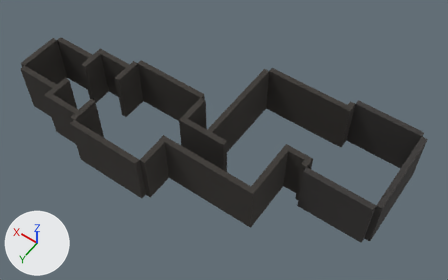
The OBJ model Assets/StreamingAssets/Scene1.obj: old version first, new version second.
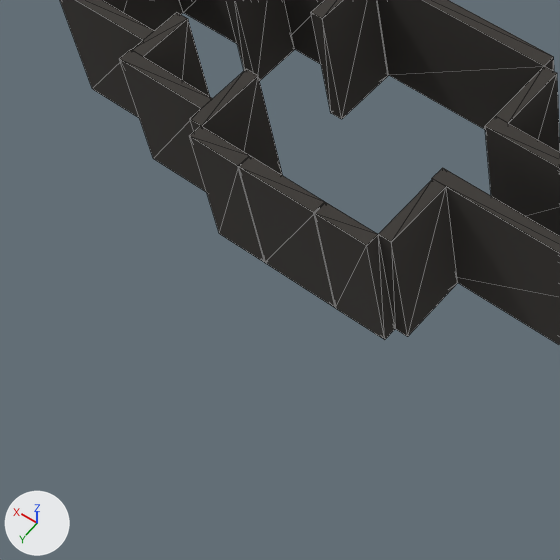
There are two pictures of each version: one whole from a camera (50 mm lens) standing at (-9.1, 30.6, 41.8) and looking at (10.0, 3.8, -0.3), one close up on the part from 0% to 46% of the width and 26% to 100% of the height. The lights are fixed; the arrows at lower left show +X, +Y and +Z. The close-ups show mesh edges as thin lines. Where no turn or scale is listed for an object, it has been applied to the vertices. Vertices at the same position are counted once.

Before the edit, the objects in view are built like this:
```python
me_scene1 = bpy.data.meshes.new('Scene1')
me_scene1.from_pydata(...)  # 196 vertices, 312 faces; spans x -4.5..28.5, y -4.5..11.5, z -2.5..2.5
# faces by material slot: [276, 12, 12, 12]
me_scene1.materials.append(mat_material_0)  # black #3c3835
me_scene1.materials.append(mat_material_1)  # black #3b3837
me_scene1.materials.append(mat_material_2)  # black #3b3837
me_scene1.materials.append(mat_material_3)  # black #3b3837
ob_scene1 = bpy.data.objects.new('Scene1', me_scene1)
ob_scene1.location = (0.0, 0.0, 0.0)
```
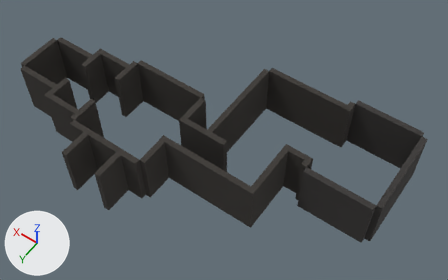
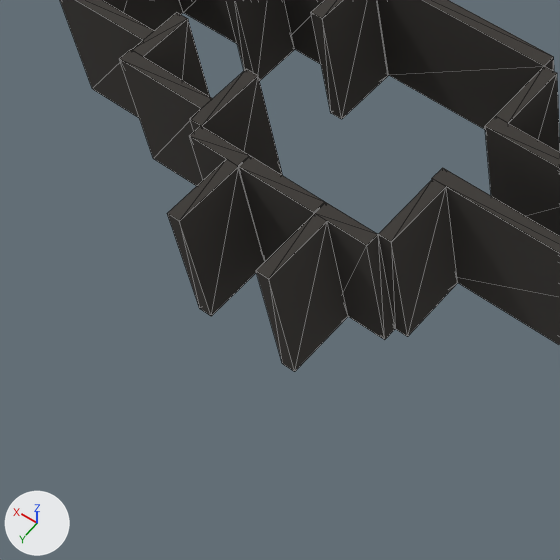
What the commit changed:
me_scene1 is used by ob_scene1; location (0.0, 0.0, 0.0).
me_scene1 had 196 vertices, 312 faces and spanned x -4.5..28.5, y -4.5..11.5, z -2.5..2.5.
me_scene1 now has 210 vertices, 336 faces and spans x -4.5..28.5, y -4.5..14.0, z -2.5..2.5.
Part 1, on me_scene1:
7 faces are deleted.
14 vertices are added at x 14.5..18.5, y 11.5..14.0, z -2.5..2.5.
31 new faces join them, mat_material_0 (black #3c3835).

Where the change shows, as pixel boxes (x1, y1, x2, y2) in the close-ups (560 x 560 px):
'Scene1', reshaped: before (60, 0, 560, 345); after (60, 0, 560, 372)
part 1 of me_scene1, built on: before (238, 166, 336, 308); after (167, 159, 348, 372)
